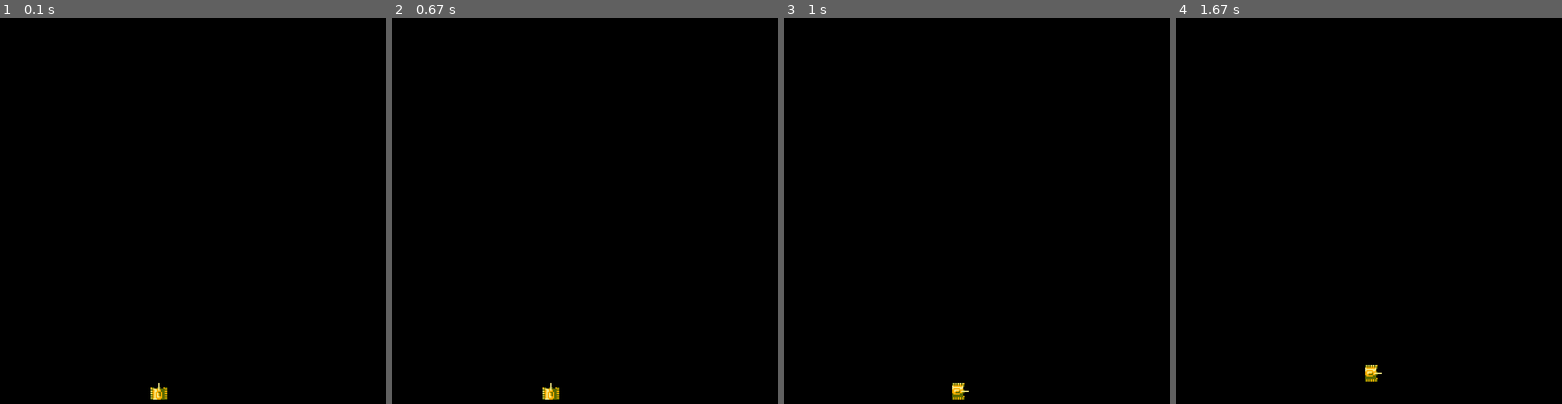
Above: before the commit, frames 1-4 (left to right).
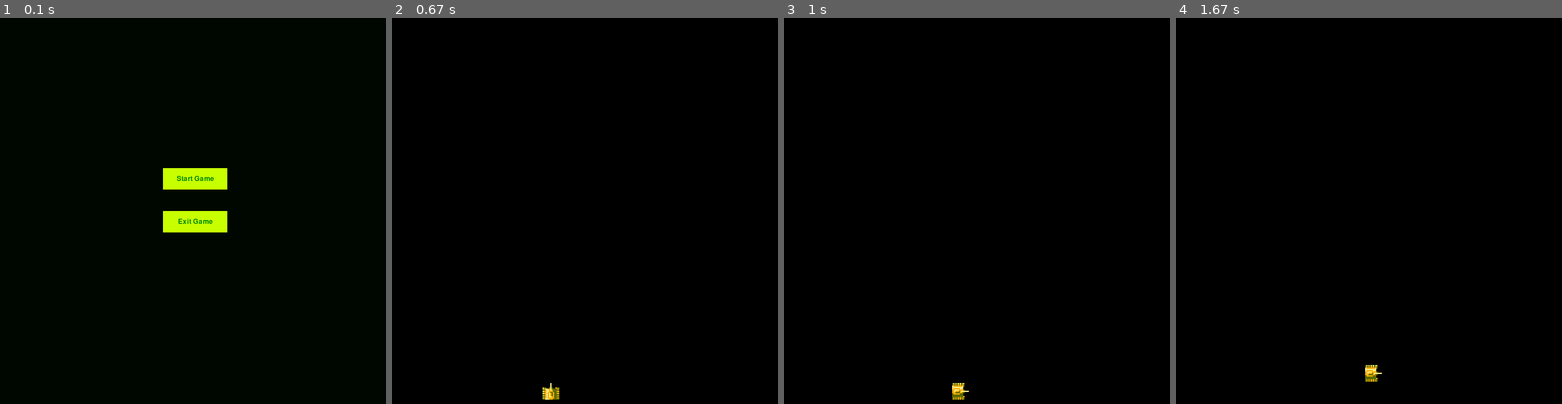
Above: after the commit, the same moments.

Repository: flitme/pygame
Game: pygame game, started from main.py
The game is run twice, just before and just after one commit, with the same random seed, the same clock (stepped at 60 frames per second) and the same inputs.
Inputs (mouse positions are in pixels of both pictures, inside the frame that each line leads up to):
- Up to frame 1 (0.1 s): no input
- Up to frame 2 (0.67 s): click (588, 180) at 0.4 s, where only the run after the commit has a clickable "Start Game"
- Up to frame 3 (1 s): hold Right from 0.67 s (still down)
- Up to frame 4 (1.67 s): release Right at 1.13 s; hold Up 1.17-1.47 s; hold Right from 1.5 s (still down)

The runs differ from the first frame. In frame 1, 2.0% of the frame differs, in the area x 39-59%, y 38-99%; in frame 2, nothing differs; in frame 3, nothing differs; in frame 4, nothing differs.

Commit message:
add menu!!!

Diff:
--- a/main.py
+++ b/main.py
@@ -4,10 +4,44 @@
 from bullet import Bullet
 import time
 
+
+def menu():
+
+    pygame.init()
+
+    font = pygame.font.Font(None, 24)
+    # Тут крч кнопки создаём
+    button_start = pygame.Rect(380, 350, 150, 50)
+    button_exit = pygame.Rect(380, 450, 150, 50)
+    # Тут текст для кнопок и его позиция, которая задаётся в центре самой кноки
+    text_start = font.render('Start Game', True, (0, 137, 0))
+    text_start_rect = text_start.get_rect(center=button_start.center)
+
+    text_exit = font.render('Exit Game', True, (0, 137, 0))
+    text_exit_rect = text_exit.get_rect(center=button_exit.center)
+
+    while True:
+        clock.tick(SPEED)
+        screen.fill((0, 7, 0))
+        for event in pygame.event.get():
+            if event.type == pygame.MOUSEBUTTONDOWN:
+                if button_start.collidepoint(event.pos): #collidepoint чекает пересекаются ли объекты, в данном случае кнопка и курсор
+                    main()
+                elif button_exit.collidepoint(event.pos):
+                    pygame.quit()
+            elif event.type == pygame.QUIT:
+                pygame.quit()
+        pygame.draw.rect(screen, (200, 255, 0), button_start)
+        pygame.draw.rect(screen, (200, 255, 0), button_exit)
+
+        screen.blit(text_start, text_start_rect)
+        screen.blit(text_exit, text_exit_rect)
+        pygame.display.update()
+
 def main():
     """Основная функция игры."""
     # Инициализация PyGame:
-    pygame.init()
+    #pygame.init()
     start_point = 11
     start_time = time.monotonic()
     tank = Tank()
@@ -21,7 +55,6 @@
         for event in pygame.event.get():
             if event.type == pygame.QUIT:
                 pygame.quit()
-                return
 
         # Получаем состояние всех клавиш
         keys = pygame.key.get_pressed()
@@ -49,4 +82,4 @@
         pygame.display.update()
 
 if __name__ == '__main__':
-    main()
+    menu()
--- a/tile.py
+++ b/tile.py
@@ -1,25 +1 @@
 # Класс тайла
-
-import time
-
-# Переменная для хранения точки отсчета
-start_point = None
-
-def start_timer():
-    global start_point
-    start_point = time.perf_counter()
-    print("Таймер запущен!")
-
-def get_current_time():
-    if start_point is None:
-        return "Таймер еще не запущен"
-    return time.perf_counter() - start_point
-
-# Пример использования:
-start_timer()
-
-# Имитируем какую-то работу
-time.sleep(2.5)
-
-print(start_point)
-print(f"Прошло времени: {get_current_time():.2f} сек.")
